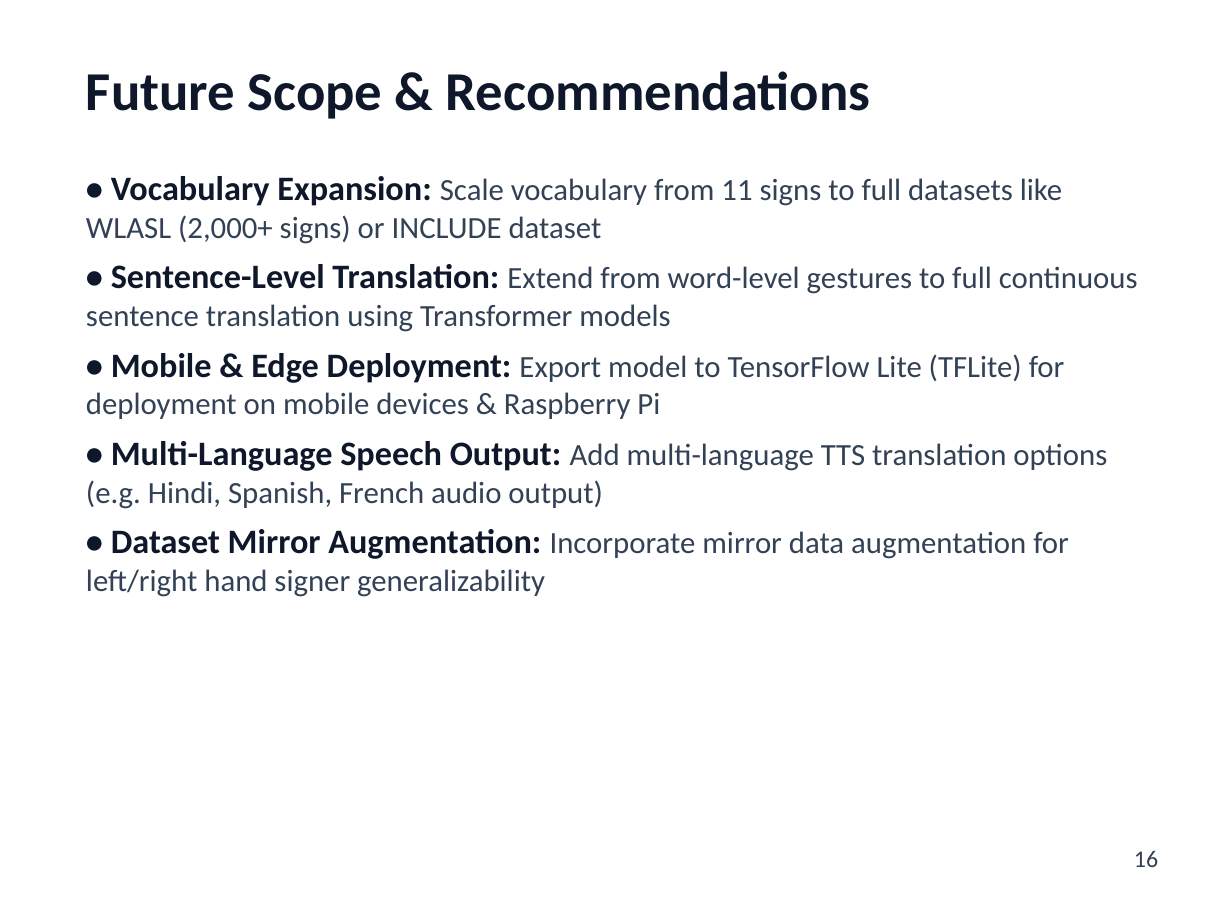
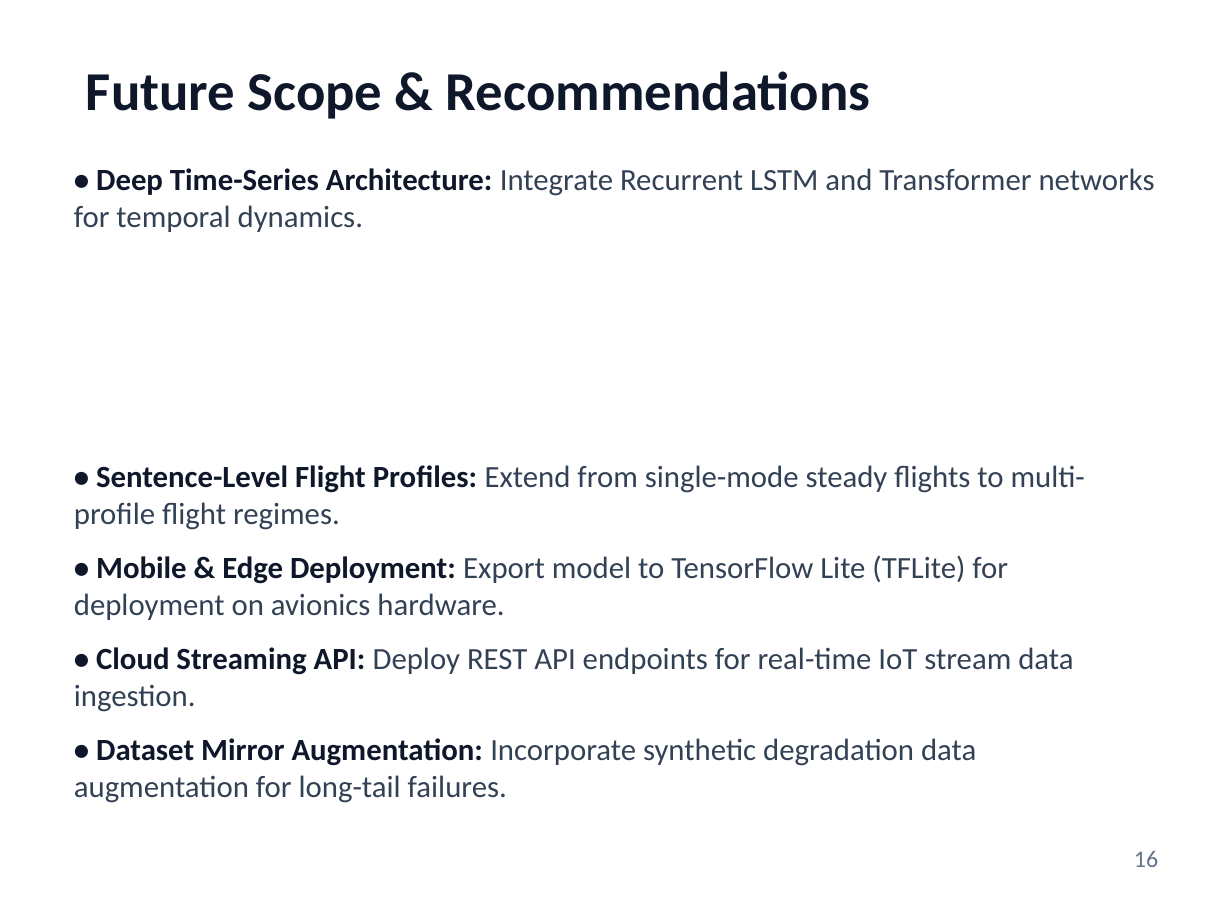
Before and after one commit to PiyushTiwari2051/Predictive-Master, a slide deck: slide 16 of Internship Presentation PPTs Template Final.pptx. Drawn at 1232x924 pixels with LibreOffice and Linux fonts; fonts in the diff are those of the drawing. Boxes give left, top, right and bottom in pixels: in the first picture for what was removed or moved away, otherwise in the second. Text is boxed around its words. In the diff, an @@ line names an element or a change of style, - is before the commit and + after.

```diff
--- a/Internship Presentation PPTs Template Final.pptx
+++ b/Internship Presentation PPTs Template Final.pptx
@@ text at (x1=74, y1=168, x2=1155, y2=803): text changed @@
-• Vocabulary Expansion: Scale vocabulary from 11 signs to full datasets like WLASL (2,000+ signs) or INCLUDE dataset
-• Sentence-Level Translation: Extend from word-level gestures to full continuous sentence translation using Transformer models
-• Mobile & Edge Deployment: Export model to TensorFlow Lite (TFLite) for deployment on mobile devices & Raspberry Pi
-• Multi-Language Speech Output: Add multi-language TTS translation options (e.g. Hindi, Spanish, French audio output)
-• Dataset Mirror Augmentation: Incorporate mirror data augmentation for left/right hand signer generalizability
+• Deep Time-Series Architecture: Integrate Recurrent LSTM and Transformer networks for temporal dynamics.
+• Sentence-Level Flight Profiles: Extend from single-mode steady flights to multi-profile flight regimes.
+• Mobile & Edge Deployment: Export model to TensorFlow Lite (TFLite) for deployment on avionics hardware.
+• Cloud Streaming API: Deploy REST API endpoints for real-time IoT stream data ingestion.
+• Dataset Mirror Augmentation: Incorporate synthetic degradation data augmentation for long-tail failures.
@@ text "16" at (x1=1134, y1=851, x2=1158, y2=867): text colour #334155 to #64748B @@
```
Also in this commit, not shown: 15 other slides changed, 1 slide added, 1 slide removed, 1 other file.
